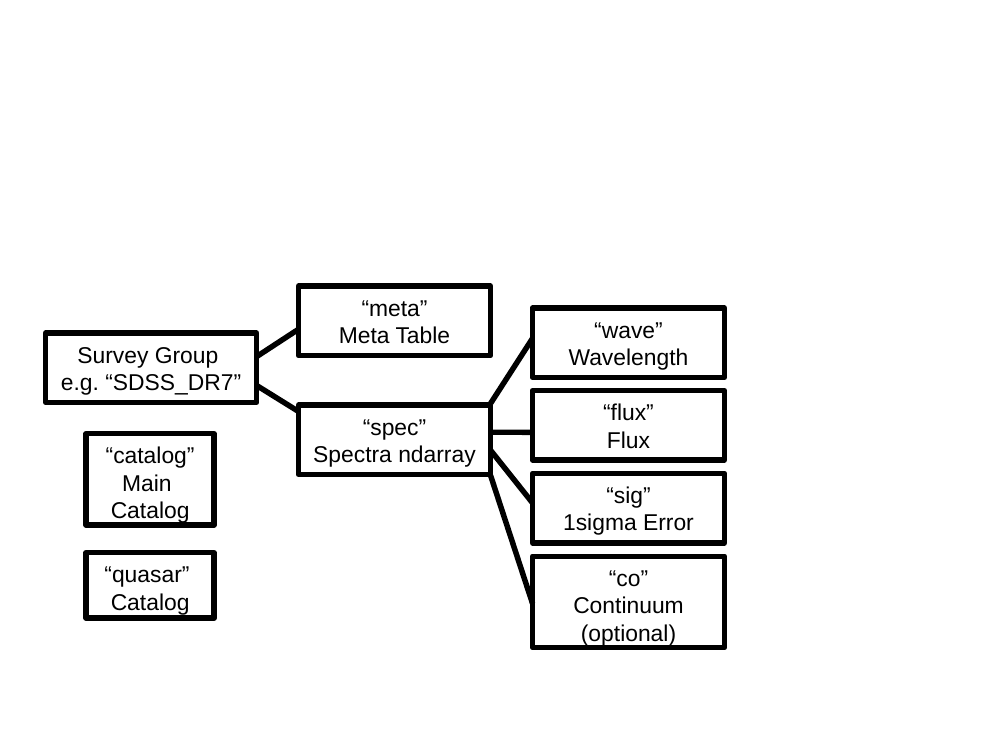
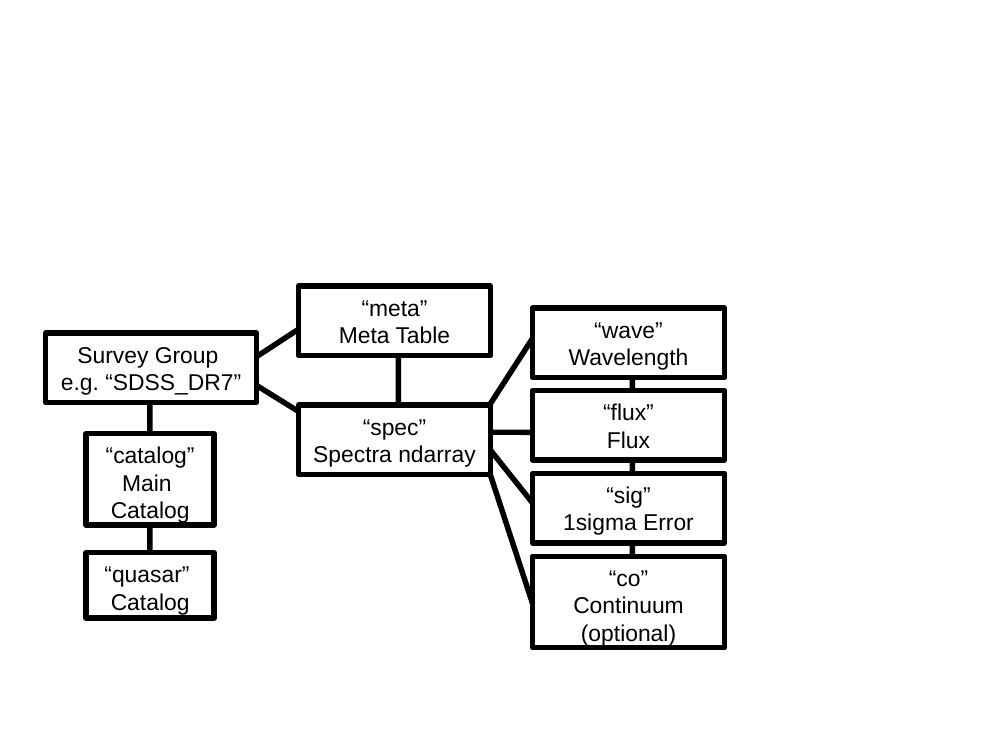
Before and after one commit to specdb/igmspec, a slide deck: slide 1 of papers/v02_release/architecture_v02.odp. Drawn at 1008x756 pixels with LibreOffice and Linux fonts; fonts in the diff are those of the drawing. Boxes give left, top, right and bottom in pixels: in the first picture for what was removed or moved away, otherwise in the second. Text is boxed around its words. In the diff, an @@ line names an element or a change of style, - is before the commit and + after.

```diff
--- a/papers/v02_release/architecture_v02.odp
+++ b/papers/v02_release/architecture_v02.odp
@@ line added from (399, 405) to (399, 354), #000000 4.31 pt @@
@@ line added from (632, 392) to (632, 376), #000000 4.31 pt @@
@@ line added from (150, 433) to (150, 404), #000000 4.31 pt @@
@@ line added from (632, 475) to (632, 458), #000000 4.31 pt @@
@@ line added from (150, 552) to (150, 524), #000000 4.31 pt @@
@@ line added from (632, 558) to (632, 542), #000000 4.31 pt @@
```
Also in this commit, not shown: 2 other files.
